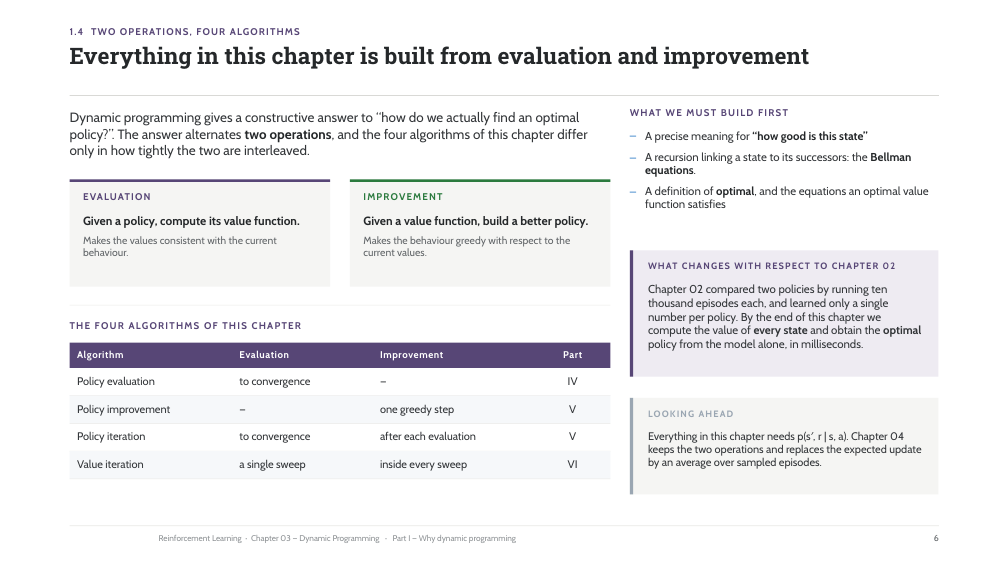
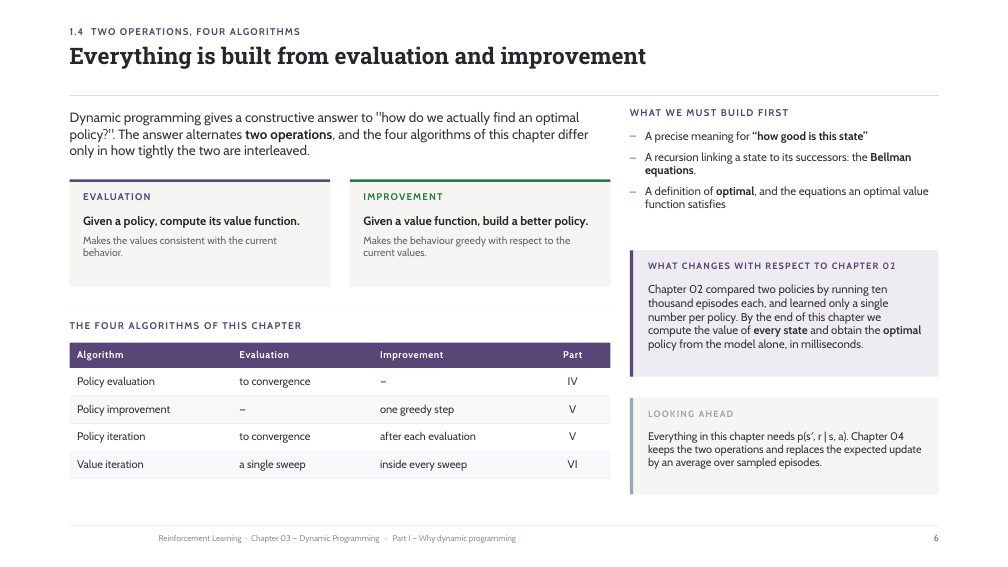
Before and after one commit to riccardoberta/reinforcement-learning, a slide deck: slide 6 of 03 - Dynamic Programming/slides.pptx. Drawn at 1008x567 pixels with LibreOffice and Linux fonts; fonts in the diff are those of the drawing; background and template pictures are left out. Boxes give left, top, right and bottom in pixels: in the first picture for what was removed or moved away, otherwise in the second. Text is boxed around its words. In the diff, an @@ line names an element or a change of style, - is before the commit and + after.

```diff
--- a/03 - Dynamic Programming/slides.pptx
+++ b/03 - Dynamic Programming/slides.pptx
@@ text at <box>70,46,647,69</box>: text changed @@
-Everything in this chapter is built from evaluation and improvement
+Everything is built from evaluation and improvement
@@ text at <box>70,112,588,159</box>: text changed @@
-Dynamic programming gives a constructive answer to “how do we actually find an optimal policy?”. The answer alternates two operations, and the four algorithms of this chapter differ only in how tightly the two are interleaved.
+Dynamic programming gives a constructive answer to "how do we actually find an optimal policy?". The answer alternates two operations, and the four algorithms of this chapter differ only in how tightly the two are interleaved.
@@ text at <box>83,236,276,256</box>: text changed @@
-Makes the values consistent with the current behaviour.
+Makes the values consistent with the current behavior.
```
Also in this commit, not shown: 14 other slides changed, 40 other files.
